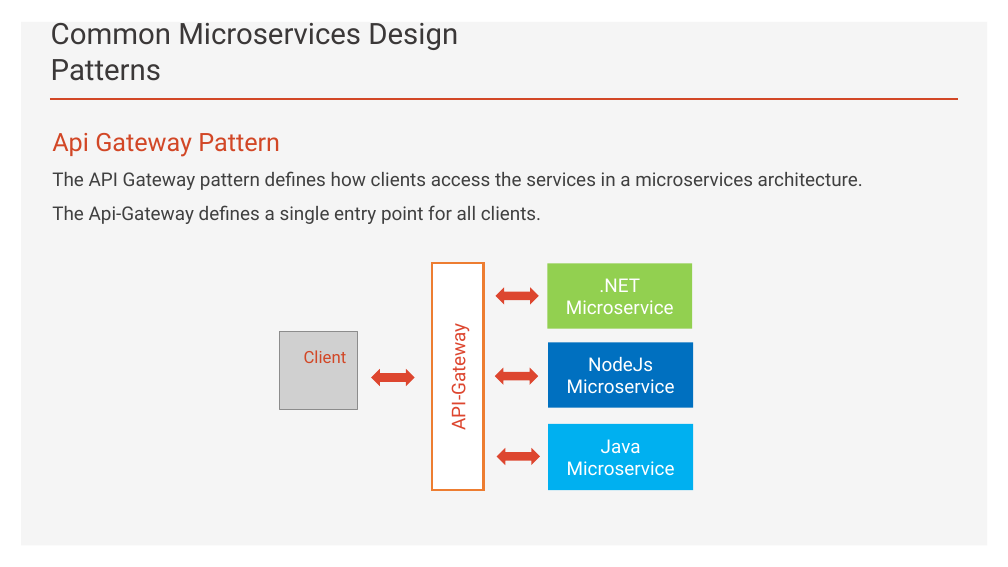
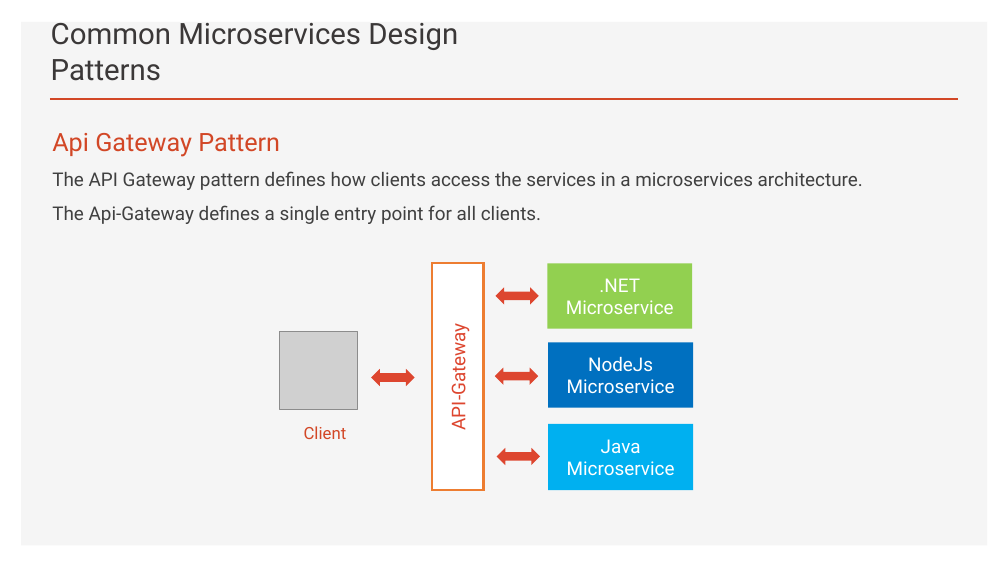
Before and after one commit to brianperera/EasyMaintain, a slide deck: slide 11 of Documents/MicroServices.pptx. Drawn at 1008x567 pixels with LibreOffice and Linux fonts; fonts in the diff are those of the drawing; grey boxes stand for pictures. Boxes give left, top, right and bottom in pixels: in the first picture for what was removed or moved away, otherwise in the second. Text is boxed around its words. In the diff, an @@ line names an element or a change of style, - is before the commit and + after.

```diff
--- a/Documents/MicroServices.pptx
+++ b/Documents/MicroServices.pptx
@@ text "Client": place and size @@
-text "Client" at <box>304,350,347,363</box>
+text "Client" at <box>304,426,347,439</box>
```
Also in this commit, not shown: 2 other slides changed.
